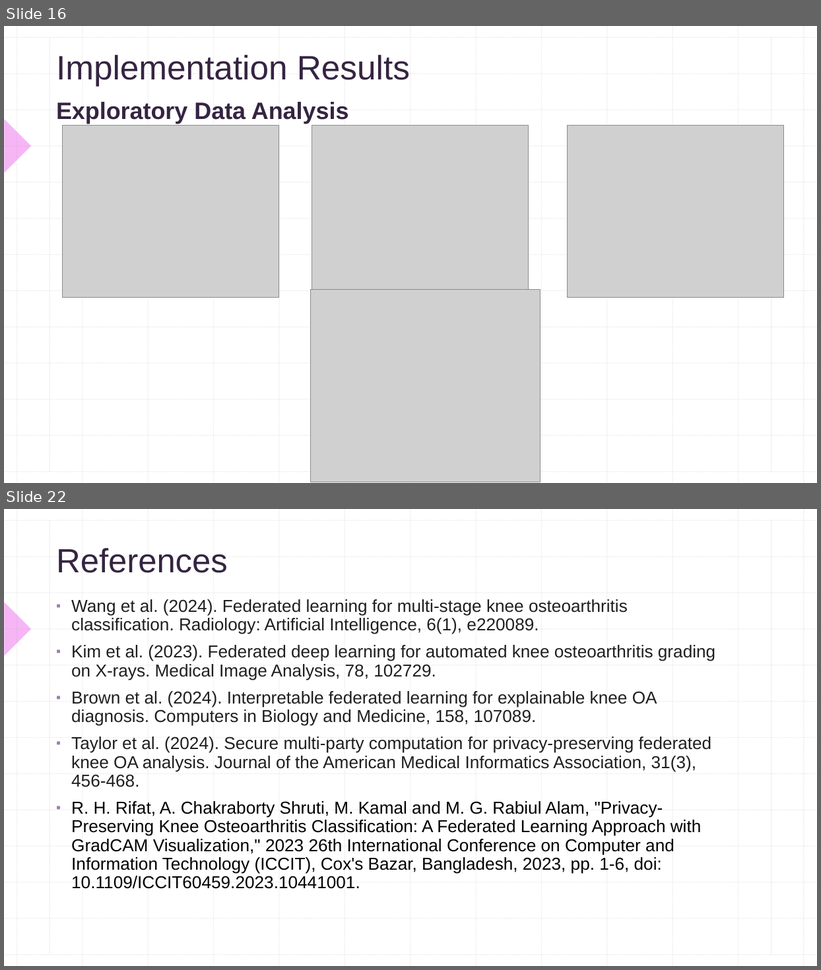
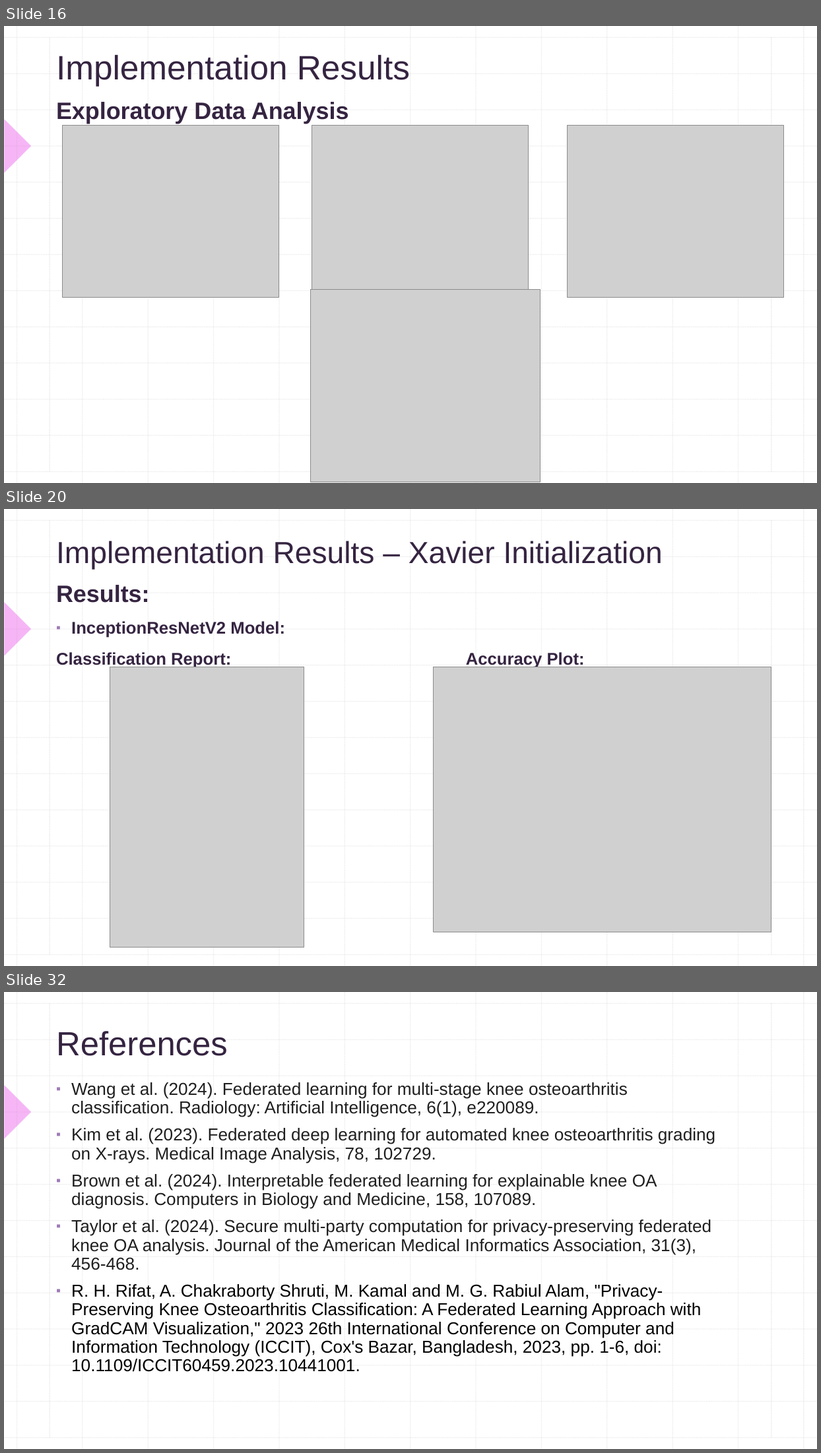
Before and after one commit to SaiNikhil26/PJT1-FL, a slide deck: Documents/PJT-1 Review-2.pptx. Shown one above the other, each under a label of ours: slides 16 and 22 before the commit, slides 16, 20 and 32 after it; the slides between them are not shown. The pictures are 821x970 and 821x1453 pixels, drawn with LibreOffice and Linux fonts; fonts in the diff are those of the drawing; grey boxes stand for pictures. Boxes give left, top, right and bottom in pixels: in the first picture for what was removed or moved away, otherwise in the second. Text is boxed around its words. In the diff, an @@ line names an element or a change of style, - is before the commit and + after.

Commit message:
Added extra results

```diff
--- a/Documents/PJT-1 Review-2.pptx
+++ b/Documents/PJT-1 Review-2.pptx
@@ slide 20 added at [4, 509, 817, 966], background #FFFFFF; not listed: 29 template elements that a slide beside it also shows @@
@@ title added at [56, 541, 663, 570], 36 pt, text #352441 @@
+Implementation Results – Xavier Initialization
@@ text added at [56, 585, 585, 669], 20 pt, text #352441, bold @@
+Results:
+▪ InceptionResNetV2 Model:
+Classification Report: Accuracy Plot:
@@ picture added at [110, 667, 304, 948] @@
@@ picture added at [434, 667, 772, 932] @@
@@ what was slide 22 is now slide 32 @@
```
Also in this commit, not shown: 4 slides changed, 10 other slides added, 1 slide removed, 27 other files.
